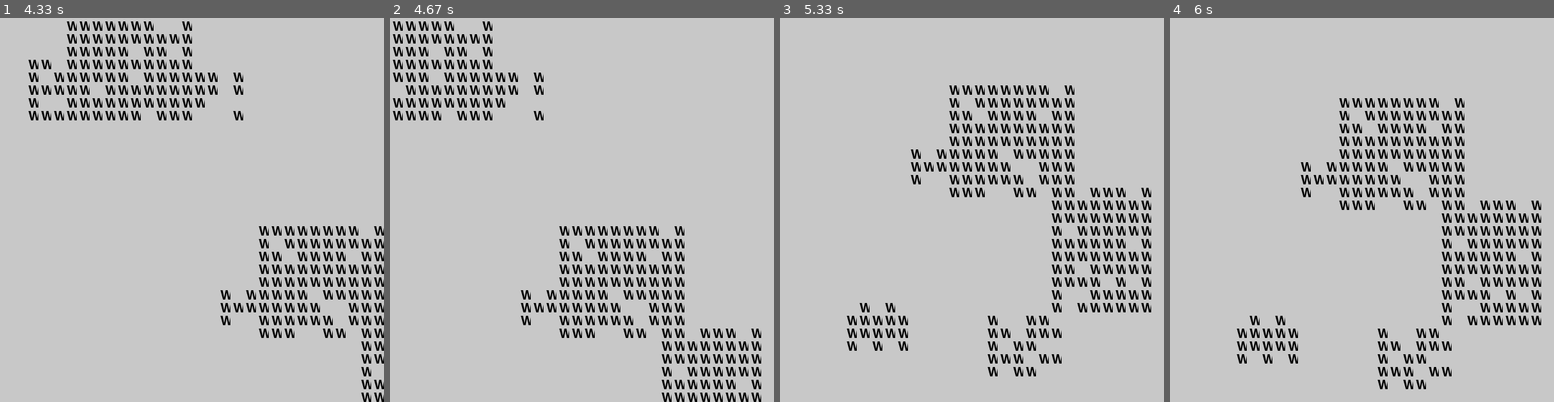
Above: before the commit, frames 1-4 (left to right).
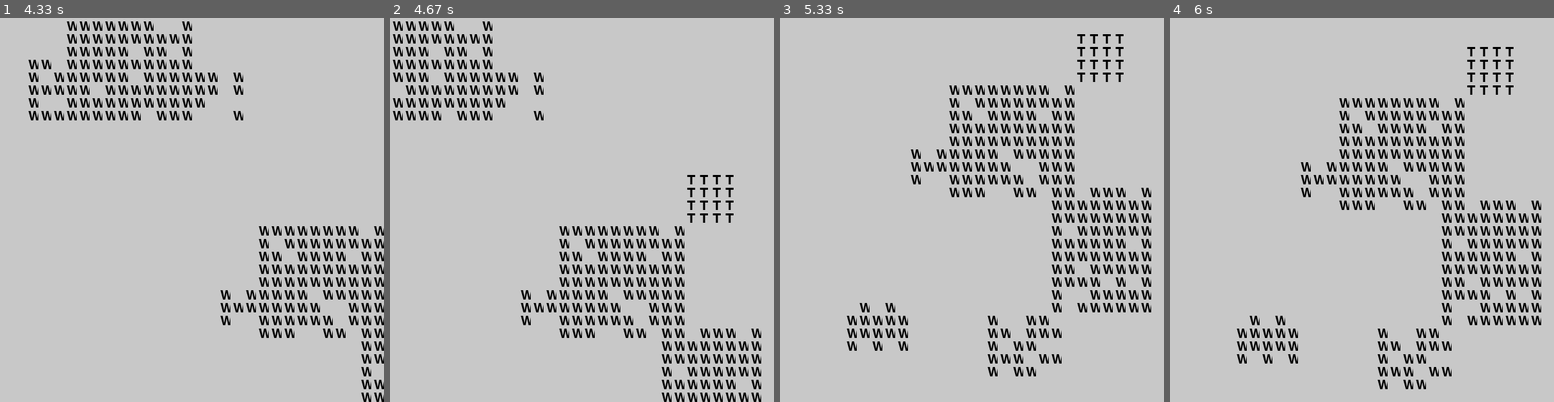
Above: after the commit, the same moments.

Repository: vstadle/AIge-of-EmpAIres
Game: pygame game, started from src/main.py
The game is run twice, just before and just after one commit, with the same random seed, the same clock (stepped at 60 frames per second) and the same inputs.
Inputs:
- Up to frame 1 (4.33 s): hold D 0.33-0.8 s; hold D 0.83-1.3 s; hold S 1.33-1.63 s; hold D 1.67-2.3 s; hold S 2.33-2.7 s; hold D 2.73-3.2 s; hold D 3.23-3.7 s; hold S 3.73-4.03 s; hold D from 4.07 s (still down)
- Up to frame 2 (4.67 s): keep holding D
- Up to frame 3 (5.33 s): release D at 4.7 s; hold S 4.73-5.1 s
- Up to frame 4 (6 s): tap Z at 5.63 s

Frame 1 is identical in both runs. In frame 2, 0.4% of the frame differs, in the area x 77-90%, y 40-54%; in frame 3, 0.4%; in frame 4, 0.4%.

Commit message:
ajout controller player + modif map

Diff:
--- /dev/null
+++ b/src/controller/ControllerPlayer.py
@@ -0,0 +1,9 @@
+import pygame
+import sys
+
+from model.Player import Player
+
+class ControllerPlayer(Player.name, Player.f, Player.w, Player.g):
+
+    def __init__(self):
+        self.player = Player(Player.name, Player.f, Player.w, Player.g)
--- a/src/model/Map.py
+++ b/src/model/Map.py
@@ -28,6 +28,7 @@
             self.generateGenerousResources()
         elif map_type == MapType.CENTER_RESOURCES:
             self.generateCenterResources()
+        self.addTownCenter()
         self.generateForest()
     '''
     def generateGenerousResources(self):
@@ -145,3 +146,14 @@
             total_trees_planted += trees_planted_in_this_forest
             if trees_planted_in_this_forest == 0:
                 break
+
+    def addTownCenter(self):
+        center_x, center_y = 60, 60
+        distance_from_center = random.randint(40,55)
+        angle = random.uniform(0, 2 * 3.14159)
+        pos1_x = int(center_x + distance_from_center * random.uniform(-1, 1))
+        pos1_y = int(center_y + distance_from_center * random.uniform(-1, 1))
+        pos2_x = center_x - (pos1_x - center_x)
+        pos2_y = center_y - (pos1_y - center_y)
+        self.addBuilding(TownCenter(), pos1_x, pos1_y)
+        self.addBuilding(TownCenter(), pos2_x, pos2_y)
